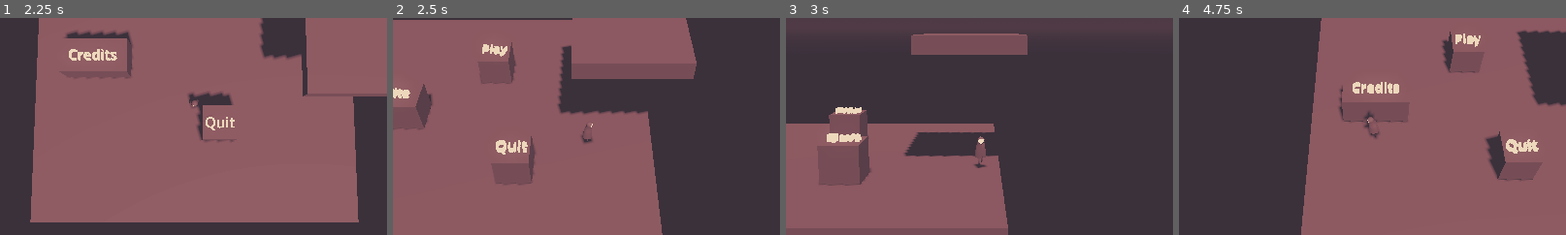
Above: before the commit, frames 1-4 (left to right).
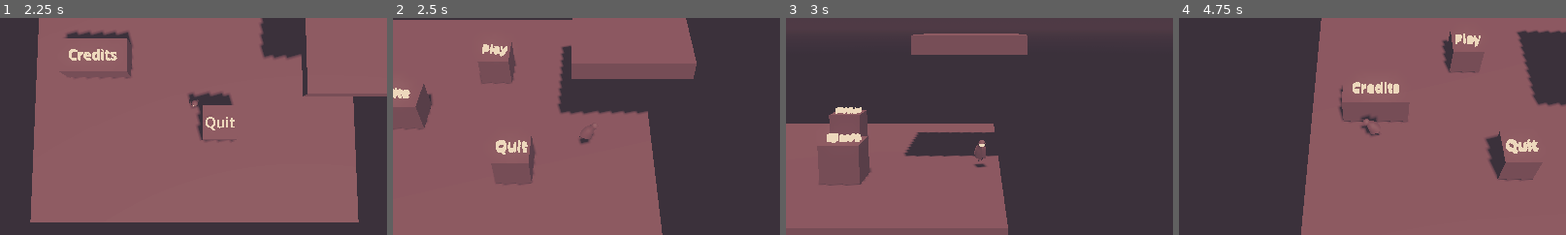
Above: after the commit, the same moments.

Repository: Raftatul/game-jam-behavior-2025
Game: Godot game, scene res://src/levels/main_menu.tscn
Same seed, same stepped clock (60 frames per second), same inputs: the game is played once before the commit and once after it. The engine's default icon, where the game draws it, is replaced by a stand-in: a white triangle on a blue panel in a dark square.
Inputs:
- Up to frame 1 (2.25 s): tap Enter (ui_accept) at 0.5, 0.77, 1.25, 1.52 s; hold Right (ui_right) 0.53-1.28 s; tap Shift (dash) at 0.6, 1.35 s; hold Down (ui_down) 1.28-2.03 s; hold Right (ui_right) from 2.03 s (still down); tap E (switch_camera) at 2.1 s
- Up to frame 2 (2.5 s): keep holding Right (ui_right); tap Shift (dash) at 2.3 s
- Up to frame 3 (3 s): release Right (ui_right) at 2.78 s; hold Up (ui_up) from 2.78 s (still down); tap Shift (dash) at 2.85 s
- Up to frame 4 (4.75 s): tap Enter (ui_accept) at 3.02, 3.5, 3.77, 4.52 s; release Up (ui_up) at 3.53 s; hold Left (ui_left) from 3.53 s (still down); tap Shift (dash) at 3.6, 4.55 s; tap E (switch_camera) at 4.35 s
The pictures show only the part of the screen within x 25-75%, y 32-82%; the shares and areas given below are measured in that part.

Frame 1 is identical in both runs. In frame 2, less than 0.1% of the frame differs, in the area x 48-52%, y 48-59%; in frame 3, 0.1%; in frame 4, 0.2%, in the area x 47-52%, y 43-56%.

Commit message:
Add dash anim

Diff:
--- a/game-jam-behavior-2025/assets/character/character_v_1.tscn
+++ b/game-jam-behavior-2025/assets/character/character_v_1.tscn
@@ -1,6 +1,9 @@
-[gd_scene load_steps=15 format=3 uid="uid://drknuc7u7hx5e"]
+[gd_scene load_steps=22 format=3 uid="uid://drknuc7u7hx5e"]
 
 [ext_resource type="PackedScene" uid="uid://b5oxqocb4k0na" path="res://assets/character/character_v1.glb" id="1_b6wgb"]
+
+[sub_resource type="AnimationNodeAnimation" id="AnimationNodeAnimation_xdgjd"]
+animation = &"Dash"
 
 [sub_resource type="AnimationNodeAnimation" id="AnimationNodeAnimation_dg8b8"]
 animation = &"FallCycle"
@@ -44,7 +47,24 @@
 [sub_resource type="AnimationNodeStateMachineTransition" id="AnimationNodeStateMachineTransition_b6wgb"]
 xfade_time = 0.25
 
+[sub_resource type="AnimationNodeStateMachineTransition" id="AnimationNodeStateMachineTransition_tedar"]
+
+[sub_resource type="AnimationNodeStateMachineTransition" id="AnimationNodeStateMachineTransition_a01p8"]
+
+[sub_resource type="AnimationNodeStateMachineTransition" id="AnimationNodeStateMachineTransition_ordo5"]
+
+[sub_resource type="AnimationNodeStateMachineTransition" id="AnimationNodeStateMachineTransition_6kl48"]
+xfade_time = 0.25
+
+[sub_resource type="AnimationNodeStateMachineTransition" id="AnimationNodeStateMachineTransition_m1yy7"]
+xfade_time = 0.25
+
+[sub_resource type="AnimationNodeStateMachineTransition" id="AnimationNodeStateMachineTransition_bglwq"]
+xfade_time = 0.25
+
 [sub_resource type="AnimationNodeStateMachine" id="AnimationNodeStateMachine_b6wgb"]
+states/Dash/node = SubResource("AnimationNodeAnimation_xdgjd")
+states/Dash/position = Vector2(355, -39)
 states/FallCycle/node = SubResource("AnimationNodeAnimation_dg8b8")
 states/FallCycle/position = Vector2(570, 222)
 states/Idle/node = SubResource("AnimationNodeAnimation_b6wgb")
@@ -54,30 +74,30 @@
 states/RunCycle/node = SubResource("AnimationNodeAnimation_echuh")
 states/RunCycle/position = Vector2(526, 100)
 states/Start/position = Vector2(195, 100)
-transitions = ["Start", "Idle", SubResource("AnimationNodeSt …(548 unchanged characters)… mationNodeStateMachineTransition_b6wgb")]
-graph_offset = Vector2(-74, 18)
+transitions = ["Start", "Idle", SubResource("AnimationNodeSt …(548 unchanged characters)… mationNodeStateMachineTransition_b6wgb"), "Idle", "Dash", SubResource("AnimationNodeStateMachineTransition_tedar"), "RunCycle", "Dash", SubResource("AnimationNodeStateMachineTransition_a01p8"), "FallCycle", "Dash", SubResource("AnimationNodeStateMachineTransition_ordo5"), "Dash", "Idle", SubResource("AnimationNodeStateMachineTransition_6kl48"), "Dash", "RunCycle", SubResource("AnimationNodeStateMachineTransition_m1yy7"), "Dash", "FallCycle", SubResource("AnimationNodeStateMachineTransition_bglwq")]
+graph_offset = Vector2(-72, -93)
 
 [node name="character_v1" instance=ExtResource("1_b6wgb")]
 
 [node name="Skeleton3D" parent="metarig" index="0"]
-bones/4/position = Vector3(4.25892e-10, 0.769308, -0.0552)
+bones/4/position = Vector3(-2.03667e-10, 0.771721, -0.0552)
 bones/4/rotation = Quaternion(0.0851639, 1.18776e-07, 1.01523e-08, 0.996367)
-bones/5/rotation = Quaternion(-0.0474745, 0.0001232, -0.0161062, 0.998743)
+bones/5/rotation = Quaternion(-0.0476785, -0.0272001, 0.0150855, 0.998378)
 bones/5/scale = Vector3(1, 1, 1)
-bones/6/rotation = Quaternion(-0.0525233, -0.000434771, -0.0178528, 0.99846)
+bones/6/rotation = Quaternion(-0.0525269, -0.000329701, -0.0135384, 0.998528)
 bones/6/scale = Vector3(1, 1, 1)
 bones/7/rotation = Quaternion(0.0018179, -1.18802e-07, 2.17452e-10, 0.999998)
 bones/8/rotation = Quaternion(0.103174, 9.06654e-10, -8.42276e-10, 0.994663)
 bones/9/rotation = Quaternion(-0.0513563, 0.000142839, 0.00517193, 0.998667)
-bones/10/rotation = Quaternion(0.997562, 0.0168904, 0.0199917, -0.0646935)
-bones/11/rotation = Quaternion(-0.0330856, 0.0111769, 0.0436839, 0.998435)
-bones/12/rotation = Quaternion(0.0493383, 0.0173327, -0.0320531, 0.998117)
-bones/13/position = Vector3(0.101002, 0.242472, -0.0337048)
-bones/14/position = Vector3(-0.102041, 0.233025, 0.0272143)
-bones/16/rotation = Quaternion(0.97628, -0.0198722, 0.0136877, 0.215164)
-bones/17/rotation = Quaternion(0.273105, 0.000498728, -0.0423661, 0.961051)
-bones/19/rotation = Quaternion(0.97628, 0.0198721, -0.0136874, 0.215165)
-bones/20/rotation = Quaternion(0.273106, -0.000498726, 0.042366, 0.961051)
+bones/10/rotation = Quaternion(0.99843, -0.0378345, 0.0154022, -0.0383187)
+bones/11/rotation = Quaternion(0.0294273, 0.00566057, 0.0382379, 0.998819)
+bones/12/rotation = Quaternion(0.0806773, 0.0364521, 0.0446426, 0.995073)
+bones/13/position = Vector3(0.0936877, 0.27672, -0.0327385)
+bones/14/position = Vector3(-0.109355, 0.267273, 0.0281806)
+bones/16/rotation = Quaternion(0.977348, -0.0190552, 0.0136281, 0.210338)
+bones/17/rotation = Quaternion(0.263158, 0.000500193, -0.0408229, 0.963889)
+bones/19/rotation = Quaternion(0.977348, 0.019055, -0.0136278, 0.210338)
+bones/20/rotation = Quaternion(0.263158, -0.00050019, 0.0408228, 0.963889)
 
 [node name="AnimationTree" type="AnimationTree" parent="." index="2"]
 tree_root = SubResource("AnimationNodeStateMachine_b6wgb")
--- a/game-jam-behavior-2025/src/character/character.tscn
+++ b/game-jam-behavior-2025/src/character/character.tscn
@@ -33,23 +33,18 @@
 transform = Transform3D(0.9, 0, 0, 0, 0.9, 0, 0, 0, 0.9, 0, 0, 0)
 
 [node name="Skeleton3D" parent="character_v1/metarig" index="0"]
-bones/4/position = Vector3(-1.65343e-10, 0.770774, -0.0552)
-bones/4/rotation = Quaternion(0.0851639, 1.18776e-07, 1.01523e-08, 0.996367)
-bones/5/rotation = Quaternion(-0.0476672, -0.0253321, 0.0129521, 0.998458)
-bones/6/rotation = Quaternion(-0.0525267, -0.00033711, -0.0138426, 0.998524)
-bones/6/scale = Vector3(1, 1, 1)
-bones/7/rotation = Quaternion(0.0018179, -1.18802e-07, 2.17452e-10, 0.999998)
-bones/8/rotation = Quaternion(0.103174, 9.06654e-10, -8.42276e-10, 0.994663)
-bones/9/rotation = Quaternion(-0.0513563, 0.000142839, 0.00517193, 0.998667)
-bones/10/rotation = Quaternion(0.998489, -0.0340949, 0.015718, -0.0401277)
-bones/11/rotation = Quaternion(0.0282264, 0.00548195, 0.0463911, 0.99851)
-bones/12/rotation = Quaternion(0.0772651, 0.036589, 0.0420098, 0.995453)
-bones/13/position = Vector3(0.0941881, 0.274377, -0.0328046)
-bones/14/position = Vector3(-0.108854, 0.264929, 0.0281145)
-bones/16/rotation = Quaternion(0.97693, -0.0193769, 0.0136516, 0.212239)
-bones/17/rotation = Quaternion(0.267078, 0.000499623, -0.041431, 0.962784)
-bones/19/rotation = Quaternion(0.97693, 0.0193768, -0.0136513, 0.212239)
-bones/20/rotation = Quaternion(0.267078, -0.000499619, 0.0414309, 0.962784)
+bones/4/position = Vector3(-5.03335e-10, 0.779127, -0.0552)
+bones/5/rotation = Quaternion(-0.0477381, -0.0383108, 0.027777, 0.997738)
+bones/6/rotation = Quaternion(-0.052528, -0.000287982, -0.0118254, 0.998549)
+bones/10/rotation = Quaternion(0.997723, -0.0600553, 0.0135189, -0.0275492)
+bones/11/rotation = Quaternion(0.0136485, 0.00488476, -0.0489734, 0.998695)
+bones/12/rotation = Quaternion(0.0686589, 0.046932, 0.10003, 0.991503)
+bones/13/position = Vector3(0.0907082, 0.290671, -0.0323449)
+bones/14/position = Vector3(-0.112334, 0.281224, 0.0285742)
+bones/16/rotation = Quaternion(0.980737, -0.0163226, 0.0134247, 0.194186)
+bones/17/rotation = Quaternion(0.22976, 0.000504687, -0.0356421, 0.972594)
+bones/19/rotation = Quaternion(0.980737, 0.0163225, -0.0134243, 0.194187)
+bones/20/rotation = Quaternion(0.229761, -0.000504686, 0.035642, 0.972594)
 
 [node name="Pivot" type="Marker3D" parent="."]
 transform = Transform3D(1, 0, 0, 0, 1, 0, 0, 0, 1, 0, 1, 0)
--- a/game-jam-behavior-2025/src/character/player_character.gd
+++ b/game-jam-behavior-2025/src/character/player_character.gd
@@ -4,6 +4,7 @@
 const  idle_animation: StringName = &"Idle"
 const run_animation: StringName = &"RunCycle"
 const fall_animation: StringName = &"FallCycle"
+const dash_animation: StringName = &"Dash"
 
 @export var move_duration: float = 0.5
 @export var jump_force: float = 10.0
--- a/game-jam-behavior-2025/src/character/states/player_dash_state.gd
+++ b/game-jam-behavior-2025/src/character/states/player_dash_state.gd
@@ -14,5 +14,6 @@
 
 
 func enter(machine: FiniteStateMachine) -> void:
+	player.anime_state_machine.travel(player.dash_animation)
 	var vel: Vector2 = (player.dash_distance * player.last_valid_input) / player.dash_duration
 	player.apply_root_motion(Vector3(vel.x, 0.0, vel.y if use_depth else 0.0), player.dash_duration)
--- a/game-jam-behavior-2025/src/levels/main_map.tscn
+++ b/game-jam-behavior-2025/src/levels/main_map.tscn
@@ -59,17 +59,4 @@
 [node name="SM_bridge_A_stairs_A2" parent="." instance=ExtResource("6_rvsp0")]
 transform = Transform3D(-4.37114e-08, 0, -1, 0, 1, 0, 1, 0, -4.37114e-08, 2.9628, -9, 0)
 
-[node name="Checkpoint" parent="."]
-_import_path = NodePath("")
-unique_name_in_owner = false
-process_mode = 0
-process_priority = 0
-process_physics_priority = 0
-process_thread_group = 0
-physics_interpolation_mode = 0
-auto_translate_mode = 0
-editor_description = ""
-transform = Transform3D(13.5248, 0, 0, 0, 13.5248, 0, 0, 0, 13.5248, 11.9793, -5.94913, 0)
-script = null
-
 [connection signal="body_entered" from="KillZone" to="KillZone" method="_on_body_entered"]
